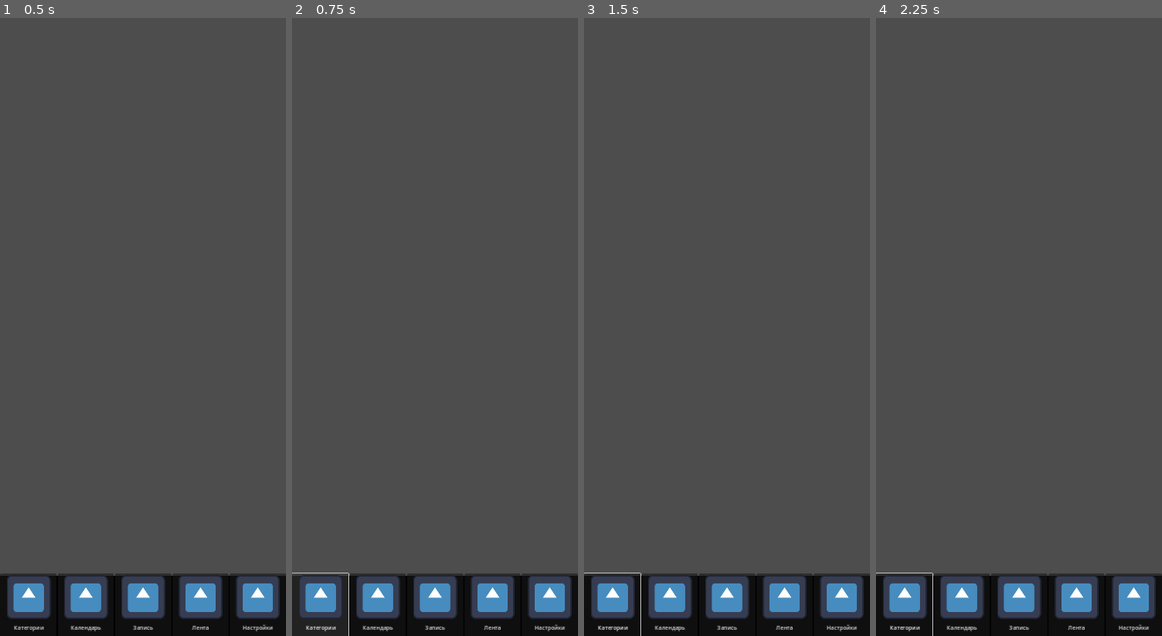
Above: before the commit, frames 1-4 (left to right).
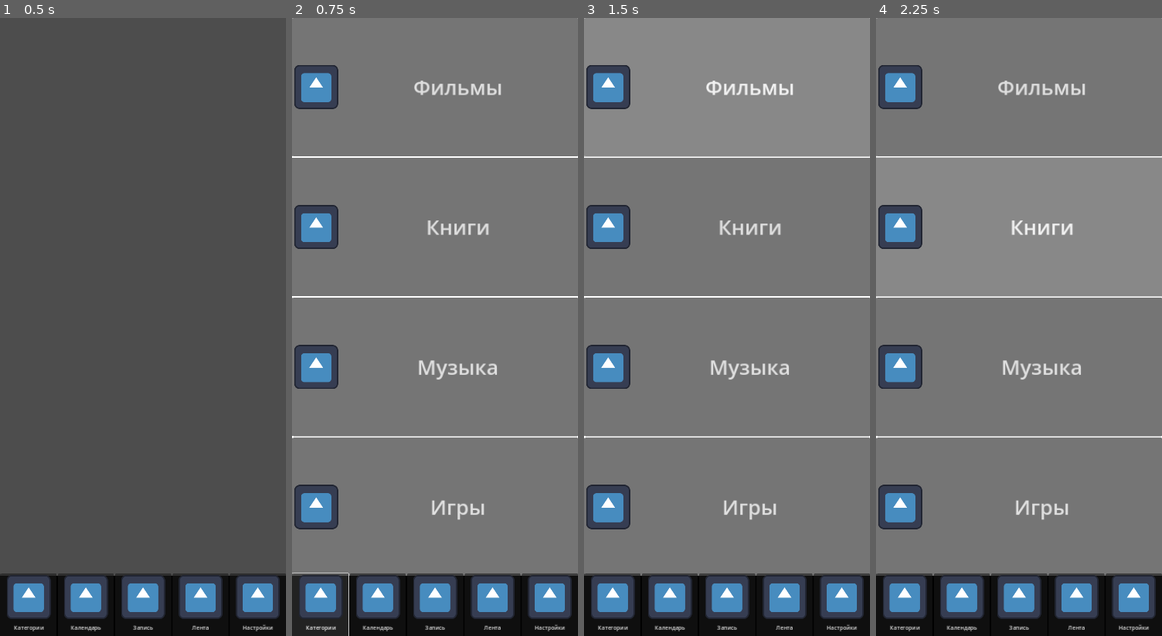
Above: after the commit, the same moments.

Repository: Maweill/ent-log-app
Game: Godot game, scene res://scenes/main/main.tscn
The game is run twice, just before and just after one commit, with the same random seed, the same clock (stepped at 60 frames per second) and the same inputs. The engine's default icon, where the game draws it, is replaced by a stand-in: a white triangle on a blue panel in a dark square.
Inputs (mouse positions are in pixels of both pictures, inside the frame that each line leads up to):
- Up to frame 1 (0.5 s): no input
- Up to frame 2 (0.75 s): click "Категории" at 0.5 s
- Up to frame 3 (1.5 s): click (727, 85) at 1.25 s, where only the run after the commit has a clickable "Фильмы"
- Up to frame 4 (2.25 s): click (1019, 228) at 2 s, where only the run after the commit has a clickable "Книги"

Frame 1 is identical in both runs. In frame 2, 88% of the frame differs, in the area x 0-100%, y 0-91%; in frame 3, 88%, in the area x 0-100%, y 0-100%; in frame 4, 88%.

Commit message:
Реализовал переключение вкладок

Diff:
--- a/scenes/autoload/ui_manager/ui_manager.gd
+++ b/scenes/autoload/ui_manager/ui_manager.gd
@@ -1,9 +1,10 @@
 extends Control
 
 @export var _new_record_menu_scene: PackedScene
+@export var _categories_menu_scene: PackedScene
 @export var _menu_container: Control
 
-var _current_menu: BaseMenu
+var _current_menu_list: Array[BaseMenu]
 
 func show_menu(menuType: Enums.MenuType):
 	if (_current_menu and _current_menu.type == menuType):
@@ -11,9 +12,31 @@
 
 	match menuType:
 		Enums.MenuType.NEW_RECORD:
-			_current_menu = _new_record_menu_scene.instantiate() as BaseMenu
+			_current_menu_list.append(_instantiate_menu(_new_record_menu_scene))
+		Enums.MenuType.CATEGORIES:
+			_current_menu_list.append(_instantiate_menu(_categories_menu_scene))
 		_:
 			printerr('wrong menu type')
 	_current_menu.type = menuType
 	_menu_container.add_child(_current_menu)
 	_current_menu.show_menu()
+
+
+func hide_all_menus():
+	for menu in _current_menu_list:
+		menu.hide_menu()
+
+	_current_menu_list.clear()
+
+
+func hide_current_menu():
+	_current_menu.hide_menu()
+
+
+func _instantiate_menu(menuScene: PackedScene) -> BaseMenu:
+	return menuScene.instantiate() as BaseMenu
+
+
+var _current_menu: BaseMenu:
+	get:
+		return _current_menu_list.back() if _current_menu_list.size() > 0 else null
--- a/scenes/autoload/ui_manager/ui_manager.tscn
+++ b/scenes/autoload/ui_manager/ui_manager.tscn
@@ -1,8 +1,9 @@
-[gd_scene load_steps=4 format=3 uid="uid://fwfa33h333vo"]
+[gd_scene load_steps=5 format=3 uid="uid://fwfa33h333vo"]
 
 [ext_resource type="Script" path="res://scenes/autoload/ui_manager/ui_manager.gd" id="1_5xrnx"]
 [ext_resource type="PackedScene" uid="uid://doiolpuk2658j" path="res://scenes/ui/navigation_menu/navigation_menu.tscn" id="2_3pic8"]
 [ext_resource type="PackedScene" uid="uid://c8wab8cyr5jee" path="res://scenes/ui/new_record_menu/new_record_menu.tscn" id="2_fj6qr"]
+[ext_resource type="PackedScene" uid="uid://cdoo3qyj3rt6e" path="res://scenes/ui/categories_menu/categories_menu.tscn" id="3_jt3lg"]
 
 [node name="UiManager" type="Control" node_paths=PackedStringArray("_menu_container")]
 layout_mode = 3
@@ -13,6 +14,7 @@
 grow_vertical = 2
 script = ExtResource("1_5xrnx")
 _new_record_menu_scene = ExtResource("2_fj6qr")
+_categories_menu_scene = ExtResource("3_jt3lg")
 _menu_container = NodePath("MenuScreen")
 
 [node name="MenuScreen" type="Control" parent="."]
--- /dev/null
+++ b/scenes/ui/categories_menu/categories_menu.gd
@@ -0,0 +1 @@
+extends BaseMenu
--- /dev/null
+++ b/scenes/ui/categories_menu/categories_menu.tscn
@@ -0,0 +1,57 @@
+[gd_scene load_steps=3 format=3 uid="uid://cdoo3qyj3rt6e"]
+
+[ext_resource type="Script" path="res://scenes/ui/categories_menu/categories_menu.gd" id="1_hyle3"]
+[ext_resource type="Texture2D" uid="uid://bf46kaeffbknr" path="res://icon.svg" id="1_u6cy1"]
+
+[node name="CategoriesMenu" type="Control"]
+layout_mode = 3
+anchors_preset = 15
+anchor_right = 1.0
+anchor_bottom = 1.0
+grow_horizontal = 2
+grow_vertical = 2
+script = ExtResource("1_hyle3")
+
+[node name="Background" type="ColorRect" parent="."]
+layout_mode = 1
+anchors_preset = 15
+anchor_right = 1.0
+anchor_bottom = 1.0
+grow_horizontal = 2
+grow_vertical = 2
+
+[node name="CategoriesList" type="VBoxContainer" parent="."]
+layout_mode = 1
+anchors_preset = 15
+anchor_right = 1.0
+anchor_bottom = 1.0
+grow_horizontal = 2
+grow_vertical = 2
+
+[node name="Movies" type="Button" parent="CategoriesList"]
+layout_mode = 2
+size_flags_vertical = 3
+theme_override_font_sizes/font_size = 60
+text = "Фильмы"
+icon = ExtResource("1_u6cy1")
+
+[node name="Books" type="Button" parent="CategoriesList"]
+layout_mode = 2
+size_flags_vertical = 3
+theme_override_font_sizes/font_size = 60
+text = "Книги"
+icon = ExtResource("1_u6cy1")
+
+[node name="Music" type="Button" parent="CategoriesList"]
+layout_mode = 2
+size_flags_vertical = 3
+theme_override_font_sizes/font_size = 60
+text = "Музыка"
+icon = ExtResource("1_u6cy1")
+
+[node name="Games" type="Button" parent="CategoriesList"]
+layout_mode = 2
+size_flags_vertical = 3
+theme_override_font_sizes/font_size = 60
+text = "Игры"
+icon = ExtResource("1_u6cy1")
--- a/scenes/ui/navigation_menu/navigation_menu.gd
+++ b/scenes/ui/navigation_menu/navigation_menu.gd
@@ -2,4 +2,10 @@
 
 
 func _on_new_record_pressed() -> void:
+	UiManager.hide_all_menus()
 	UiManager.show_menu(Enums.MenuType.NEW_RECORD)
+
+
+func _on_categories_pressed() -> void:
+	UiManager.hide_all_menus()
+	UiManager.show_menu(Enums.MenuType.CATEGORIES)
--- a/scenes/ui/navigation_menu/navigation_menu.tscn
+++ b/scenes/ui/navigation_menu/navigation_menu.tscn
@@ -74,4 +74,5 @@
 icon_alignment = 1
 vertical_icon_alignment = 0
 
+[connection signal="pressed" from="HBoxContainer/Categories" to="." method="_on_categories_pressed"]
 [connection signal="pressed" from="HBoxContainer/NewRecord" to="." method="_on_new_record_pressed"]
--- a/scripts/base_menu.gd
+++ b/scripts/base_menu.gd
@@ -11,3 +11,4 @@
 
 func hide_menu() -> void:
 	print('hide menu')
+	queue_free()
--- a/scripts/enums.gd
+++ b/scripts/enums.gd
@@ -1,5 +1,6 @@
 class_name Enums
 
 enum MenuType {
-	NEW_RECORD
+	NEW_RECORD,
+	CATEGORIES
 }
Not shown, changed: kanban_tasks_data.kanban
